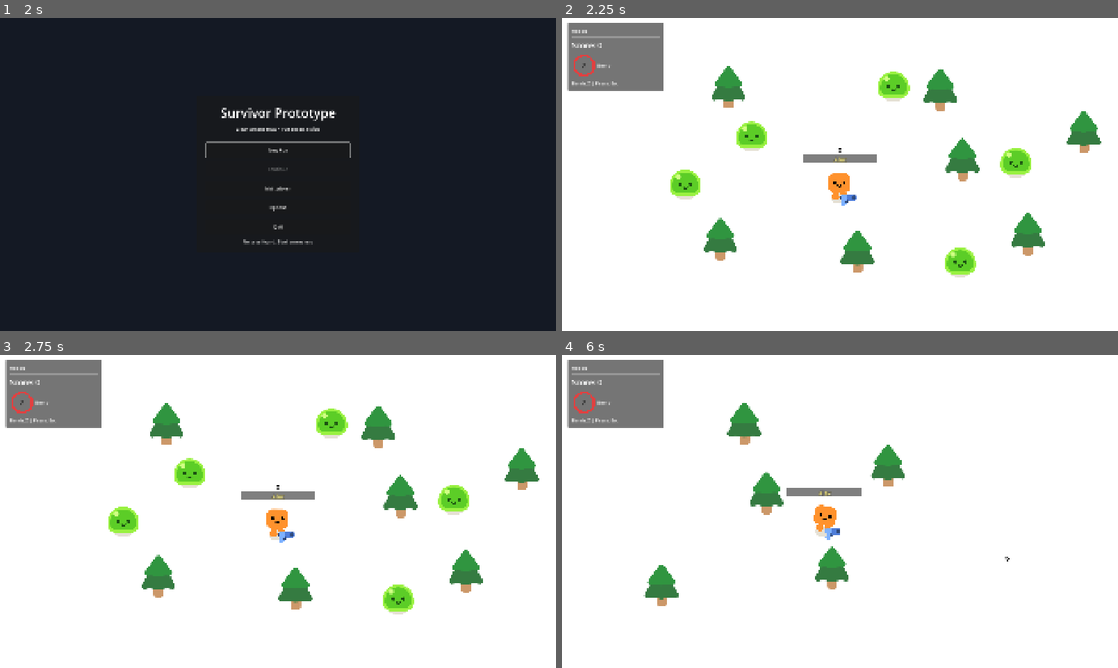
Above: before the commit, frames 1-4 (two rows, left to right).
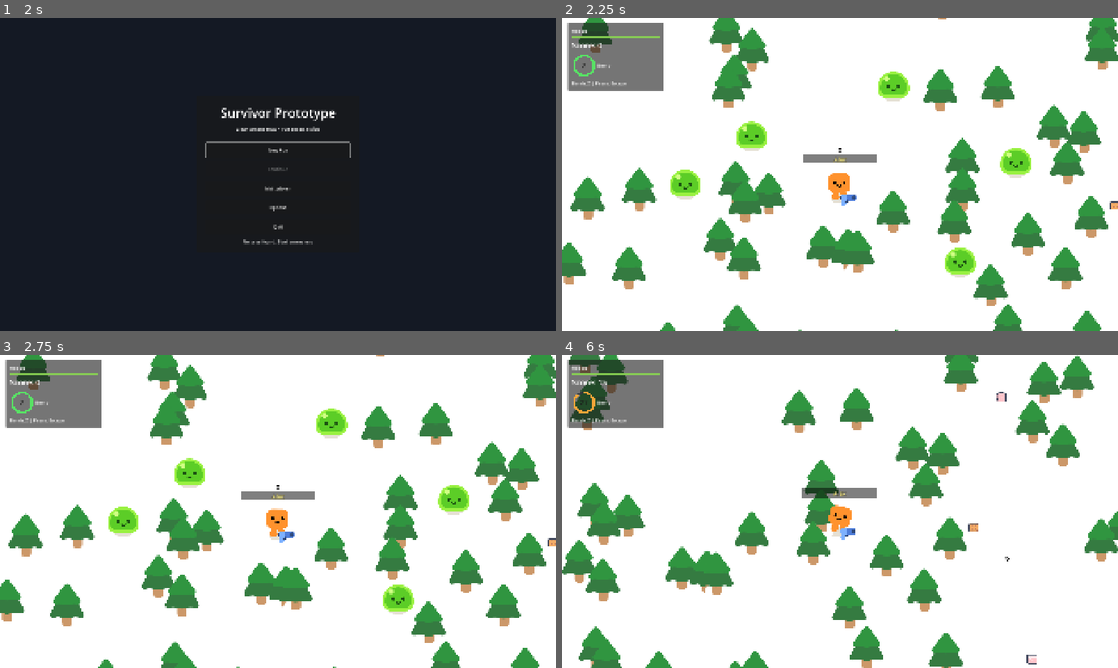
Above: after the commit, the same moments.

Repository: Arjun-Rao-Dev/HappyBoo
Game: Godot game, scene res://ui/username_prompt.tscn
The game is run twice, just before and just after one commit, with the same random seed, the same clock (stepped at 60 frames per second) and the same inputs. Sound files missing from this copy of the repository are replaced by a short silence.
Inputs (mouse positions are in pixels of both pictures, inside the frame that each line leads up to):
- Up to frame 1 (2 s): click (278, 171) at 0.52 s; type "Alex" at 0.6 s; click "Continue" at 1.25 s
- Up to frame 2 (2.25 s): click "New Run" at 2 s
- Up to frame 3 (2.75 s): no input
- Up to frame 4 (6 s): tap Enter at 2.75 s; move the mouse to (962, 495) at 2.77 s; hold D (move_right) 2.78-3.53 s; tap Z (throw_bomb) every 0.75 s from 2.85 to 5.85 s; move the mouse to (728, 527) at 3.52 s; hold S (move_down) 3.53-4.28 s; move the mouse to (895, 442) at 4.27 s; hold D (move_right) 4.28-5.03 s; move the mouse to (812, 574) at 5.02 s; hold W (move_up) 5.03-5.78 s; move the mouse to (1006, 558) at 5.77 s; hold A (move_left) from 5.78 s (still down)

Frame 1 is identical in both runs. In frame 2, 12% of the frame differs, in the area x 0-100%, y 0-100%; in frame 3, 12%; in frame 4, 19%.
Error before the commit: Parse Error: Cannot infer the type of "node" variable because the value doesn't have a set type. (res://survivors_game.gd:198)

Commit message:
Fix multiplayer parse errors and clean invalid resource UID warnings

Diff:
--- a/survivors_game.gd
+++ b/survivors_game.gd
@@ -195,7 +195,7 @@
 			continue
 		to_remove.append(peer_id)
 	for peer_id in to_remove:
-		var node := remote_players[peer_id]
+		var node: Variant = remote_players[peer_id]
 		if node and is_instance_valid(node):
 			node.queue_free()
 		remote_players.erase(peer_id)
@@ -204,11 +204,11 @@
 
 func _build_host_snapshot() -> Dictionary:
 	var players_snapshot: Dictionary = {}
-	players_snapshot[String(MultiplayerSession.local_peer_id)] = _player_state(player)
+	players_snapshot[str(MultiplayerSession.local_peer_id)] = _player_state(player)
 	for peer_id in remote_players.keys():
-		var node := remote_players[peer_id]
+		var node: Variant = remote_players[peer_id]
 		if node and is_instance_valid(node):
-			players_snapshot[String(peer_id)] = _player_state(node)
+			players_snapshot[str(peer_id)] = _player_state(node)
 
 	var mobs_snapshot: Array = []
 	var foods_snapshot: Array = []
@@ -291,7 +291,7 @@
 	if not player.is_dead_state():
 		alive_names.append(local_name)
 	for peer_id in remote_players.keys():
-		var node := remote_players[peer_id]
+		var node: Variant = remote_players[peer_id]
 		if node and is_instance_valid(node) and not node.is_dead_state():
 			alive_names.append(_username_for_peer(peer_id))
 	if alive_names.size() > 1:
Not shown: 1 places in characters/slime/slime.tscn that only renumber resources
Not shown: 1 places in pistol/impact/impact.tscn that only renumber resources
Not shown: 1 places in pistol/muzzle_flash/muzzle_flash.tscn that only renumber resources
